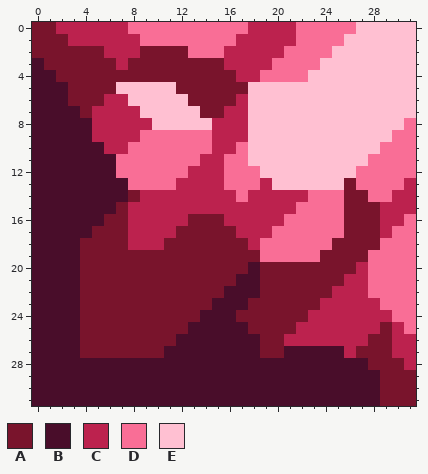
Two states of a pixel-art sprite, assets/sprites/blocks/environment/erythrite-wall1.png. Above: the version before the commit.
The file is 32x32 pixels.
Palette (. is transparent): A #79142c  B #490d2a  C #bc224e  D #f96e96  E #ffc0d2
Pixels before, first column x 0:
 0 AACCCCCCDDDDDDDDDDCCCCDDDDDEEEEE
 1 AAACCCCCCDDDDDDDDCCCCCDDDDEEEEEE
 2 AAAAAACCCAAAADDDCCCCCDDDDEEEEEEE
 3 BAAAAAACAAAAAAAACCCCDDDDEEEEEEEE
 4 BBAAAAAAAAAAAAAAACCDDDDEEEEEEEEE
 5 BBBAAAAEEEEEAAAAAAEEEEEEEEEEEEEE
 6 BBBAAACCEEEEEAAAACEEEEEEEEEEEEEE
 7 BBBBACCCCEEEEEAACCEEEEEEEEEEEEEE
 8 BBBBBCCCCCEEEEECCCEEEEEEEEEEEEED
 9 BBBBBCCCCDDDDDDCCCEEEEEEEEEEEEDD
10 BBBBBBCCDDDDDDDCCDEEEEEEEEEEEDDD
11 BBBBBBBDDDDDDDCCDDEEEEEEEEEEDDDD
12 BBBBBBBDDDDDDCCCDDDEEEEEEEEDDDDD
13 BBBBBBBBDDDDCCCCDDDCEEEEEEADDDDC
14 BBBBBBBBACCCCCCCCDCCCCCDDDAADDCC
15 BBBBBBBACCCCCCCCCCCCCCDDDDAAACCC
16 BBBBBBAACCCCCAAACCCCCDDDDDAAACCD
17 BBBBBAAACCCCAAAAACCCDDDDDDAAACDD
18 BBBBAAAACCCAAAAAAACDDDDDDAAAADDD
19 BBBBAAAAAAAAAAAAAAADDDDDAAAADDDD
20 BBBBAAAAAAAAAAAAAABAAAAAAAACDDDD
21 BBBBAAAAAAAAAAAAABBAAAAAAACCDDDD
22 BBBBAAAAAAAAAAAABBBAAAAAACCCDDDD
23 BBBBAAAAAAAAAAABBBAAAAAACCCCCDDD
24 BBBBAAAAAAAAAABBBAAAAAACCCCCCCDD
25 BBBBAAAAAAAAABBBBBAAAACCCCCCCACD
26 BBBBAAAAAAAABBBBBBBAACCCCCCCAACC
27 BBBBAAAAAAABBBBBBBBAABBBBBCAAACC
28 BBBBBBBBBBBBBBBBBBBBBBBBBBBBAAAC
29 BBBBBBBBBBBBBBBBBBBBBBBBBBBBBAAA
30 BBBBBBBBBBBBBBBBBBBBBBBBBBBBBAAA
31 BBBBBBBBBBBBBBBBBBBBBBBBBBBBBAAA
The same view after the edit:
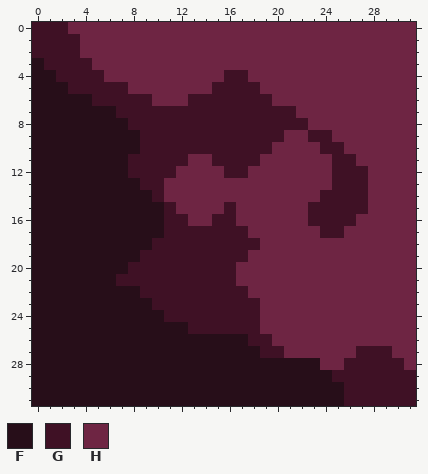
Colours new in this view: F #270e19  G #3f1125  H #6e2543
What changed:
Changed rows in their new state; - is an unchanged pixel.
first column x 0:
 0 GGGHHHHHHHHHHHHHHHHHHHHHHHHHHHHH
 1 GGGGHHHHHHHHHHHHHHHHHHHHHHHHHHHH
 2 GGGGHHHHHHHHHHHHHHHHHHHHHHHHHHHH
 3 FGGGGHHHHHHHHHHHHHHHHHHHHHHHHHHH
 4 FFGGGGHHHHHHHHHHGGHHHHHHHHHHHHHH
 5 FFFGGGGGHHHHHHHGGGGHHHHHHHHHHHHH
 6 FFFFFGGGGGHHHGGGGGGGHHHHHHHHHHHH
 7 FFFFFFFGGGGGGGGGGGGGGGHHHHHHHHHH
 8 FFFFFFFFGGGGGGGGGGGGGGGHHHHHHHHH
 9 FFFFFFFFFGGGGGGGGGGGGHHGGHHHHHHH
10 FFFFFFFFFGGGGGGGGGGGHHHHGGHHHHHH
11 FFFFFFFFGGGGGHHGGGGHHHHHHGGHHHHH
12 FFFFFFFFGGGGHHHHGGHHHHHHHGGGHHHH
13 FFFFFFFFFGGHHHHHHHHHHHHHHGGGHHHH
14 FFFFFFFFFFGHHHHHHHHHHHHHGGGGHHHH
15 FFFFFFFFFFFGHHHHGHHHHHHGGGGGHHHH
16 FFFFFFFFFFFGGHHGGHHHHHHGGGGHHHHH
17 FFFFFFFFFFFGGGGGGGHHHHHHGGHHHHHH
18 FFFFFFFFFFGGGGGGGGGHHHHHHHHHHHHH
19 FFFFFFFFFGGGGGGGGGHHHHHHHHHHHHHH
20 FFFFFFFFGGGGGGGGGHHHHHHHHHHHHHHH
21 FFFFFFFGGGGGGGGGGHHHHHHHHHHHHHHH
22 FFFFFFFFFGGGGGGGGGHHHHHHHHHHHHHH
23 FFFFFFFFFFGGGGGGGGGHHHHHHHHHHHHH
24 FFFFFFFFFFFGGGGGGGGHHHHHHHHHHHHH
25 FFFFFFFFFFFFFGGGGGGHHHHHHHHHHHHH
26 FFFFFFFFFFFFFFFFFFGGHHHHHHHHHHHH
27 FFFFFFFFFFFFFFFFFFFGGHHHHHHGGGHH
28 FFFFFFFFFFFFFFFFFFFFFFFFHHGGGGGH
29 FFFFFFFFFFFFFFFFFFFFFFFFFGGGGGGG
30 FFFFFFFFFFFFFFFFFFFFFFFFFFGGGGGG
31 FFFFFFFFFFFFFFFFFFFFFFFFFFGGGGGG
